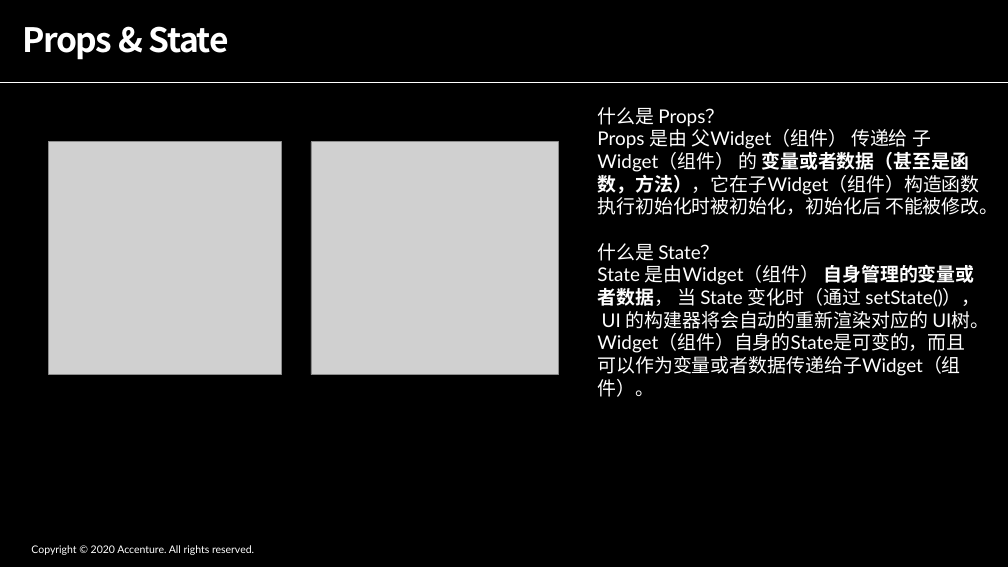
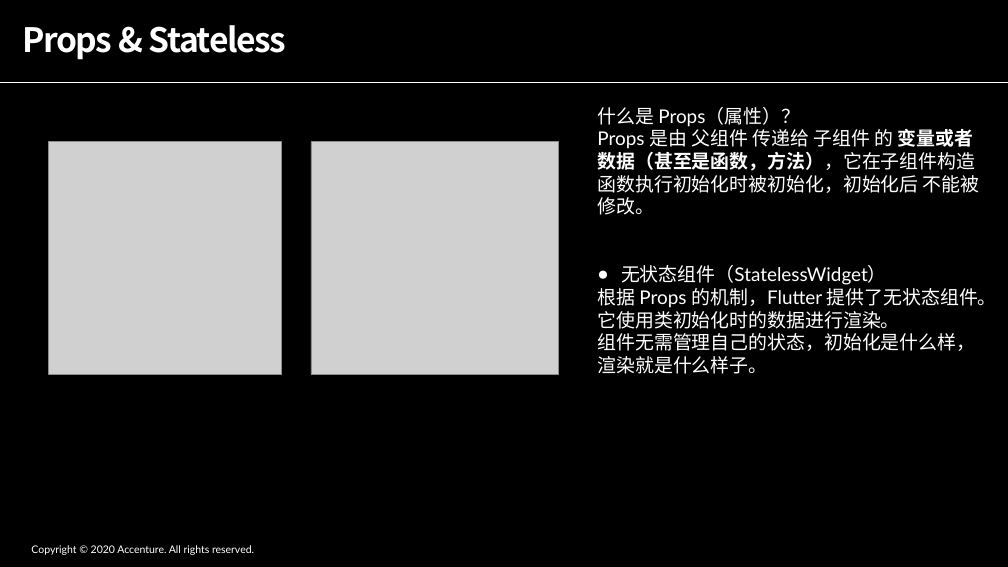
Before and after one commit to ShadowTricker/flutter_common, a slide deck: slide 6 of flutter_common.pptx (slide 5 before the commit). Drawn at 1008x567 pixels with LibreOffice and Linux fonts; fonts in the diff are those of the drawing; grey boxes stand for pictures. Boxes give left, top, right and bottom in pixels: in the first picture for what was removed or moved away, otherwise in the second. Text is boxed around its words. In the diff, an @@ line names an element or a change of style, - is before the commit and + after.

```diff
--- a/flutter_common.pptx
+++ b/flutter_common.pptx
@@ title at box(22, 25, 287, 60): text changed @@
-Props & State
+Props & Stateless
@@ text at box(597, 107, 997, 374): text changed @@
-什么是 Props？
-Props 是由 父Widget（组件） 传递给 子Widget（组件） 的 变量或者数据（甚至是函数，方法），它在子Widget（组件）构造函数执行初始化时被初始化，初始化后 不能被修改。
-什么是 State？
-State 是由Widget（组件） 自身管理的变量或者数据， 当 State 变化时（通过 setState()）， UI 的构建器将会自动的重新渲染对应的 UI树。Widget（组件）自身的State是可变的，而且可以作为变量或者数据传递给子Widget（组件）。
+什么是 Props（属性）？
+Props 是由 父组件 传递给 子组件 的 变量或者数据（甚至是函数，方法），它在子组件构造函数执行初始化时被初始化，初始化后 不能被修改。
+● 无状态组件（StatelessWidget）
+根据 Props 的机制，Flutter 提供了无状态组件。
+它使用类初始化时的数据进行渲染。
+组件无需管理自己的状态，初始化是什么样，渲染就是什么样子。
```
Also in this commit, not shown: 5 other slides changed, 3 slides added, 1 slide removed, 2 other files.
